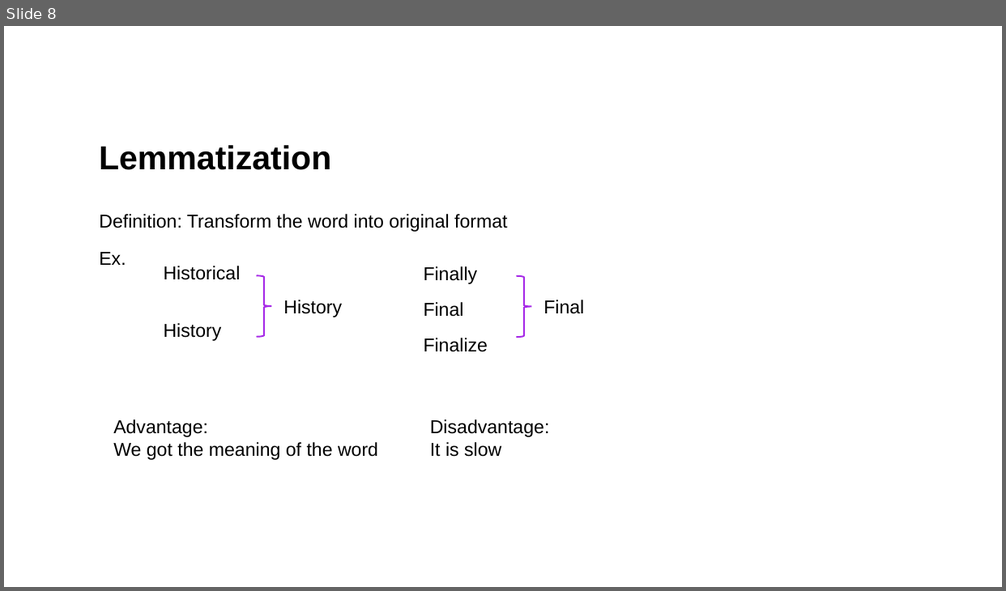
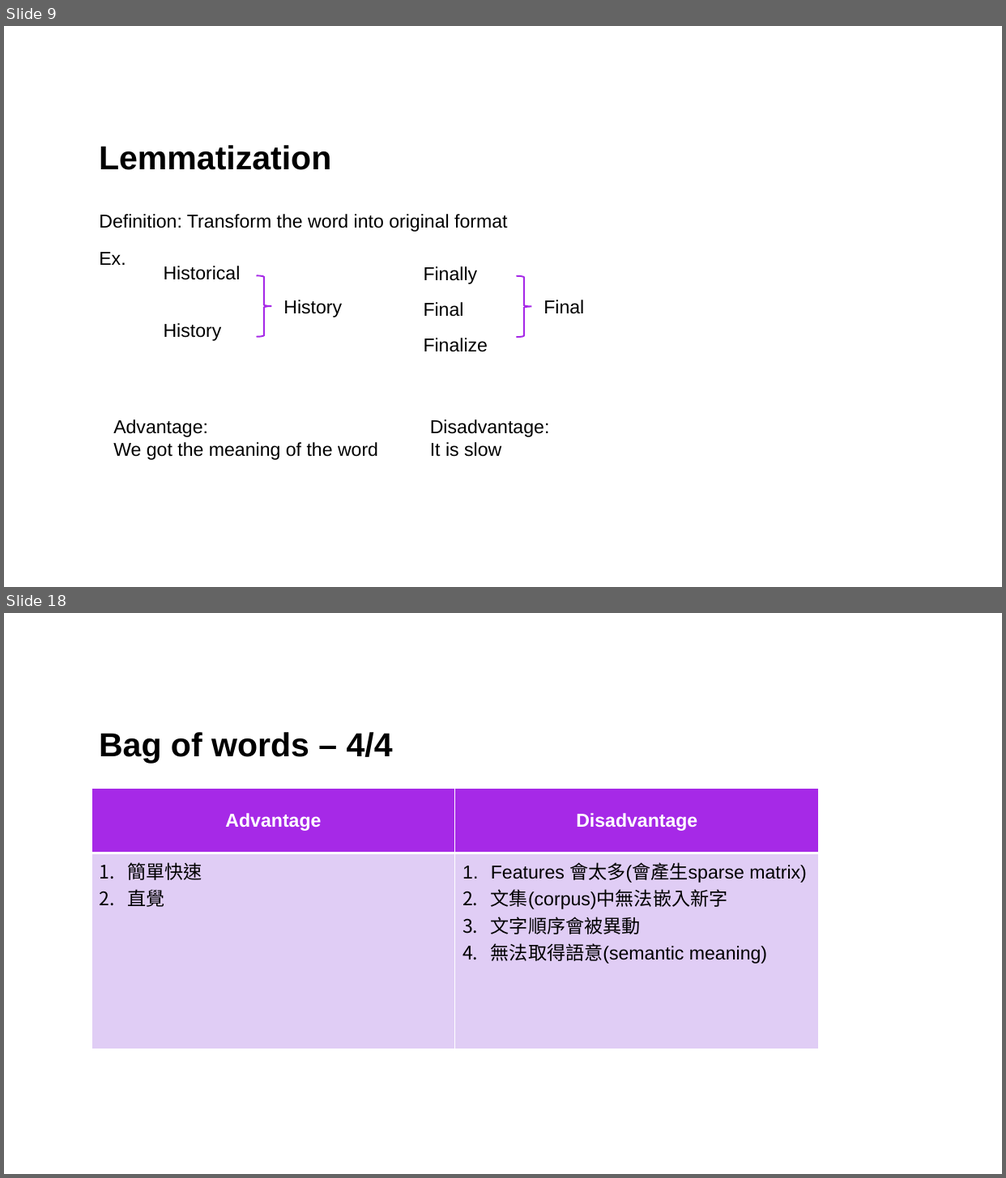
Before and after one commit to mictsung/NLP, a slide deck: Generative ai.pptx. Shown one above the other, each under a label of ours: slide 8 before the commit, slides 9 and 18 after it; the slides between them are not shown. The pictures are 1006x591 and 1006x1178 pixels, drawn with LibreOffice and Linux fonts; fonts in the diff are those of the drawing. Boxes give left, top, right and bottom in pixels: in the first picture for what was removed or moved away, otherwise in the second. Text is boxed around its words. In the diff, an @@ line names an element or a change of style, - is before the commit and + after.

```diff
--- a/Generative ai.pptx
+++ b/Generative ai.pptx
@@ slide 18 added at (4,613,1002,1174), background #FFFFFF @@
@@ title added at (99,732,393,763), 32 pt, text #000000, bold @@
+Bag of words – 4/4
@@ table added at (91,788,819,1050), 2 rows, 2 columns @@
+Advantage | Disadvantage
+簡單快速 / 直覺 | Features 會太多(會產生sparse matrix) / 文集(corpus)中無法嵌入新字 / 文字順序會被異動 / 無法取得語意(semantic meaning)
@@ what was slide 8 is now slide 9 @@
```
Also in this commit, not shown: 2 slides changed, 14 other slides added, 1 slide removed.
